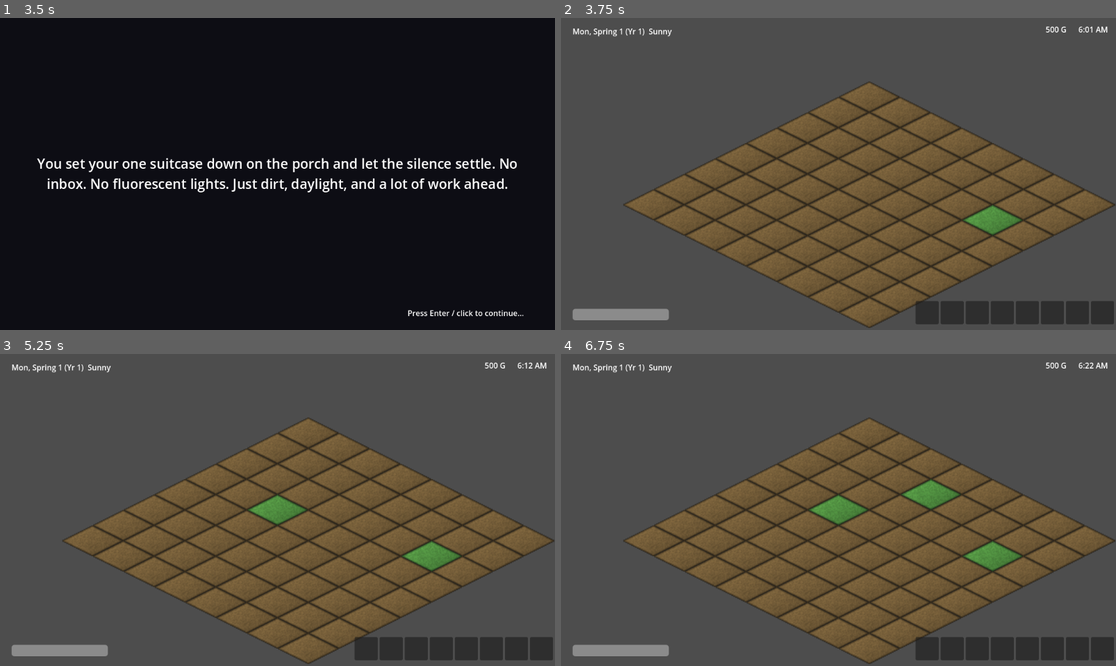
Above: before the commit, frames 1-4 (two rows, left to right).
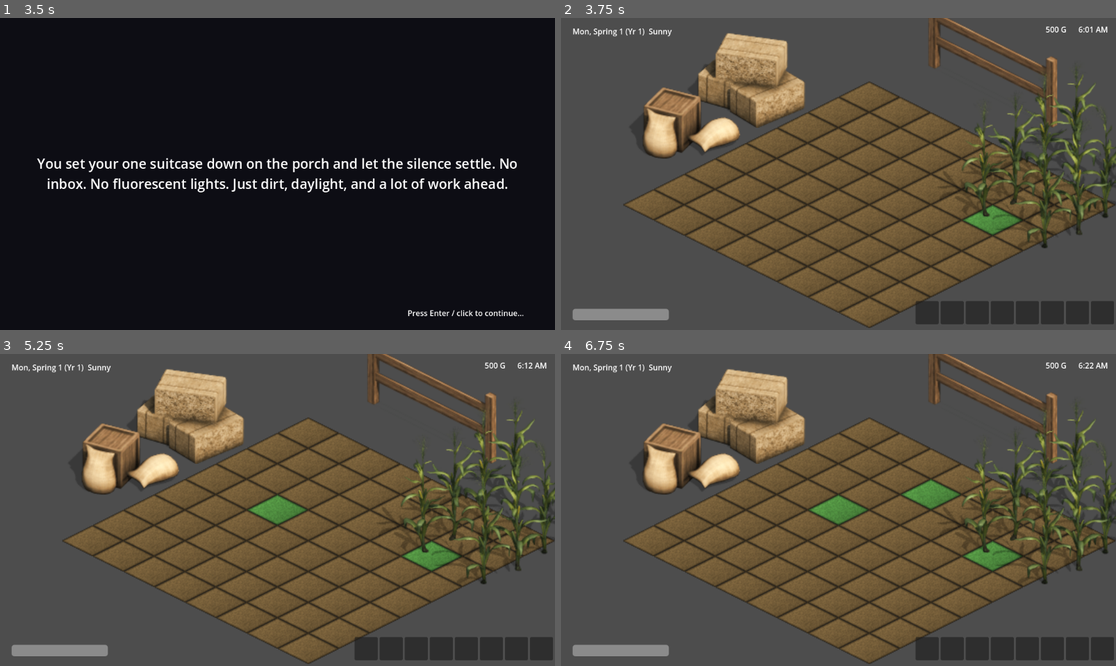
Above: after the commit, the same moments.

Repository: GRITui/story-of-country-side
Game: Godot game, scene res://scenes/Main.tscn
Same seed, same stepped clock (60 frames per second), same inputs: the game is played once before the commit and once after it.
Inputs (mouse positions are in pixels of both pictures, inside the frame that each line leads up to):
- Up to frame 1 (3.5 s): tap Enter (ui_accept) at 0.5, 0.77, 1.25, 2, 2.75 s; move the mouse to (399, 158) at 0.52 s; click (399, 158) at 0.67 s; drag from (166, 189) to (249, 236) at 1.27 s; move the mouse to (333, 105) at 2.02 s; click (333, 105) at 2.17 s; drag from (249, 236) to (111, 127) at 2.77 s
- Up to frame 2 (3.75 s): tap Enter (ui_accept) at 3.5 s; move the mouse to (1005, 220) at 3.52 s; click (1005, 220) at 3.67 s
- Up to frame 3 (5.25 s): tap Enter (ui_accept) at 3.77, 4.25 s; drag from (111, 463) to (194, 432) at 4.27 s; move the mouse to (305, 510) at 5.02 s; click (305, 510) at 5.17 s
- Up to frame 4 (6.75 s): drag from (755, 432) to (727, 525) at 5.77 s; move the mouse to (960, 494) at 6.52 s; click (960, 494) at 6.67 s

Frame 1 is identical in both runs. In frame 2, 12% of the frame differs, in the area x 14-100%, y 0-74%; in frame 3, 12%; in frame 4, 12%.

Commit message:
Art Squad: real CC0 decorative props for FarmScene (Kenney Isometric Miniature Farm)
Studio Head greenlit (trig_01YF7oCXPTdZentfLPHXzLBv) pursuing free,
properly-licensed asset packs compatible with the locked 64x32px 2:1
isometric convention before continuing indefinitely with procedural-only
generation. Found and integrated Kenney's "Isometric Miniature Farm" pack
(CC0-1.0, verified from the pack's own bundled License.txt, retrieved via
the Tiddybub/2d-assets CC0 mirror since kenney.nl/opengameart.org/itch.io
are all blocked by this environment's egress policy) -- see
assets/kenney/isometric-miniature-farm/ATTRIBUTION.md for full provenance
and license verification.

Measured the pack's own ground tiles first: true-isometric ~1.73-1.84:1
footprint ratio, not the locked 2:1 dimetric convention every existing
tile uses, so they're incompatible as TileMap floor tiles without visible
distortion or misalignment -- ground tiles correctly stay on
ProceduralTileArt, an honest "doesn't fit" finding per the Studio Head's
own guidance, not a workaround.

What does fit without needing the TileMap's diamond math: standalone
decorative props. Added four (hay bales, sacks/crate, a low fence
section, a corn stalk pair), cropped to their opaque bounding box and
placed as bottom-anchored Sprite2D children around FarmScene's grid
border -- real illustrated art, not procedural, purely cosmetic set
dressing with zero interaction/signal/logic changes.

935/935 tests pass (6 new) against the real Godot 4.3 engine headless,
clean smoke boot.

Co-Authored-By: Claude Sonnet 5 <noreply@anthropic.com>
Claude-Session: https://claude.ai/code/session_016TGFzWLHQ4RQ6niYfz6SH2

Diff:
--- a/scripts/world/farm_scene.gd
+++ b/scripts/world/farm_scene.gd
@@ -40,6 +40,19 @@
 ## image-gen pipeline) should replace _build_tileset with real tile art
 ## without needing to touch the signal-binding logic below.
 ##
+## Decorative props (Studio Head-greenlit free-asset pass, see
+## assets/kenney/isometric-miniature-farm/ATTRIBUTION.md): a handful of
+## real illustrated CC0 sprites (Kenney's Isometric Miniature Farm pack --
+## verified CC0-1.0 from the pack's own bundled License.txt, not just a
+## mirror's label) placed as static, non-interactive set dressing around
+## the grid's border -- Sprite2D nodes, not TileMap tiles, so they don't
+## touch the click-to-interact/signal logic at all. Ground tiles still
+## stay on ProceduralTileArt: this pack's own ground pieces measure a
+## true-isometric ~1.73-1.84:1 footprint ratio, not the locked 2:1
+## dimetric convention every already-shipped tile uses, so they'd
+## misalign the TileMap if used as floor tiles -- a verified
+## incompatibility, not a workaround, per ATTRIBUTION.md's measurements.
+##
 ## Rendering model: fully reactive, no polling. _ready() does one pass over
 ## every (x, y) in the grid calling FarmPlotManager.get_plot(position) --
 ## that public getter is sufficient to enumerate this scene's own known grid
@@ -82,11 +95,22 @@
 
 const ATLAS_SOURCE_ID := 0
 
+## Real illustrated CC0 decorative props (see class docstring). grid_pos is
+## deliberately outside the 0..GRID_WIDTH/HEIGHT-1 playable range -- border
+## set dressing, never on top of an interactive plot.
+const DECORATIVE_PROPS := [
+	{"path": "res://assets/kenney/isometric-miniature-farm/hayBales_S.png", "grid_pos": Vector2i(-1, 3)},
+	{"path": "res://assets/kenney/isometric-miniature-farm/sacksCrate_S.png", "grid_pos": Vector2i(-1, 5)},
+	{"path": "res://assets/kenney/isometric-miniature-farm/fenceLow_S.png", "grid_pos": Vector2i(3, -1)},
+	{"path": "res://assets/kenney/isometric-miniature-farm/cornDouble_S.png", "grid_pos": Vector2i(8, 2)},
+]
+
 @onready var _tilemap: TileMap = $TileMap
 
 func _ready() -> void:
 	_build_tileset()
 	_render_all_plots()
+	_add_decorative_props()
 
 	FarmPlotManager.crop_planted.connect(_on_crop_planted)
 	FarmPlotManager.crop_watered.connect(_on_crop_watered)
@@ -105,6 +129,22 @@
 	for x in range(GRID_WIDTH):
 		for y in range(GRID_HEIGHT):
 			_refresh_tile(Vector2i(x, y))
+
+## Instantiates DECORATIVE_PROPS as bottom-anchored Sprite2D children (see
+## class docstring) -- map_to_local() already applies the isometric
+## transform, same as the interactive plot cells, so props line up with
+## the grid without duplicating the coordinate math.
+func _add_decorative_props() -> void:
+	for prop in DECORATIVE_PROPS:
+		var texture: Texture2D = load(prop["path"])
+		if texture == null:
+			continue
+		var sprite := Sprite2D.new()
+		sprite.texture = texture
+		sprite.centered = false
+		sprite.offset = Vector2(-texture.get_width() / 2.0, -texture.get_height())
+		sprite.position = _tilemap.map_to_local(prop["grid_pos"])
+		add_child(sprite)
 
 ## Re-derives a tile's visual state from FarmPlotManager.get_plot() -- the
 ## single source of truth -- rather than tracking any scene-local duplicate
--- a/tests/test_runner.gd
+++ b/tests/test_runner.gd
@@ -244,6 +244,7 @@
 	_test_farm_scene_updates_on_crop_withered_signal()
 	_test_farm_scene_click_plants_empty_tile()
 	_test_farm_scene_click_ignores_out_of_grid_position()
+	_test_farm_scene_renders_decorative_props()
 	_test_ranch_scene_instantiates_without_error()
 	_test_ranch_scene_renders_empty_grid_on_ready()
 	_test_ranch_scene_renders_already_occupied_pen_on_ready()
@@ -2989,6 +2990,25 @@
 		"a click outside the rendered grid should be a no-op, not reach FarmPlotManager")
 	farm_scene.queue_free()
 
+## Art Squad (Studio Head-greenlit free-asset pass): decorative Kenney CC0
+## props are real Sprite2D children, not TileMap tiles -- confirms they
+## actually load and instantiate (a bad res:// path would silently no-op
+## per _add_decorative_props()'s own null check) without asserting on
+## exact pixel content, same discipline every other visual-only test here
+## follows.
+func _test_farm_scene_renders_decorative_props() -> void:
+	_reset_farm_plot_manager()
+	TimeManager.season_index = 0 # Spring
+	var farm_scene := _make_farm_scene()
+	var sprite_count := 0
+	for child in farm_scene.get_children():
+		if child is Sprite2D:
+			_check(child.texture != null, "each decorative prop Sprite2D should have a loaded texture")
+			sprite_count += 1
+	_check(sprite_count == FarmScene.DECORATIVE_PROPS.size(),
+		"FarmScene should instantiate exactly one decorative Sprite2D per DECORATIVE_PROPS entry, got %d" % sprite_count)
+	farm_scene.queue_free()
+
 ## --- Frontend: RanchScene (#52 sub-scope, world/tile-rendering for
 ## AnimalManager, design/art/isometric-grid-spec.md) ---
 ##
Not shown, added: assets/kenney/isometric-miniature-farm/License.txt
Binary file added: assets/kenney/isometric-miniature-farm/cornDouble_S.png
Not shown, added: assets/kenney/isometric-miniature-farm/cornDouble_S.png.import
Binary file added: assets/kenney/isometric-miniature-farm/fenceLow_S.png
Not shown, added: assets/kenney/isometric-miniature-farm/fenceLow_S.png.import
Binary file added: assets/kenney/isometric-miniature-farm/hayBales_S.png
Not shown, added: assets/kenney/isometric-miniature-farm/hayBales_S.png.import
Binary file added: assets/kenney/isometric-miniature-farm/sacksCrate_S.png
Not shown, added: assets/kenney/isometric-miniature-farm/sacksCrate_S.png.import
Not shown, added: assets/kenney/isometric-miniature-farm/ATTRIBUTION.md
Not shown, added: assets/kenney/isometric-miniature-farm/SOURCE.md
